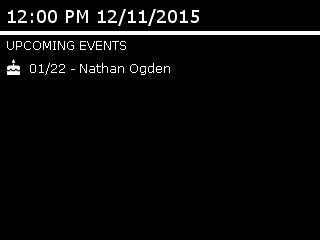
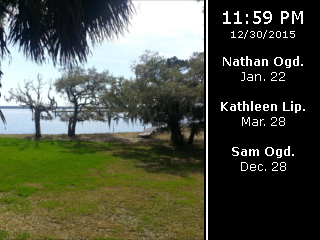
Two versions of the same layered image (320x240). Layer-by-layer changes:
added layer "11:59 PM ..." above "Nathan Ogd. ..." over 223, 11, 303, 39
renamed "01/22 - Nathan Ogden" to "Nathan Ogd. ...", moved it above "Layer", painted on it over 30, 56, 305, 171
removed layer "android-cake.svg" over 7, 59, 20, 75
painted on "Layer" over 0, 0, 320, 240
renamed "12:00 PM 12/11/2015" to "IMG_20140315_153724.jpg", painted on it over 0, 0, 256, 240
removed layer "UPCOMING EVENTS" over 7, 41, 126, 50
painted on "Background" over 206, 0, 208, 240
